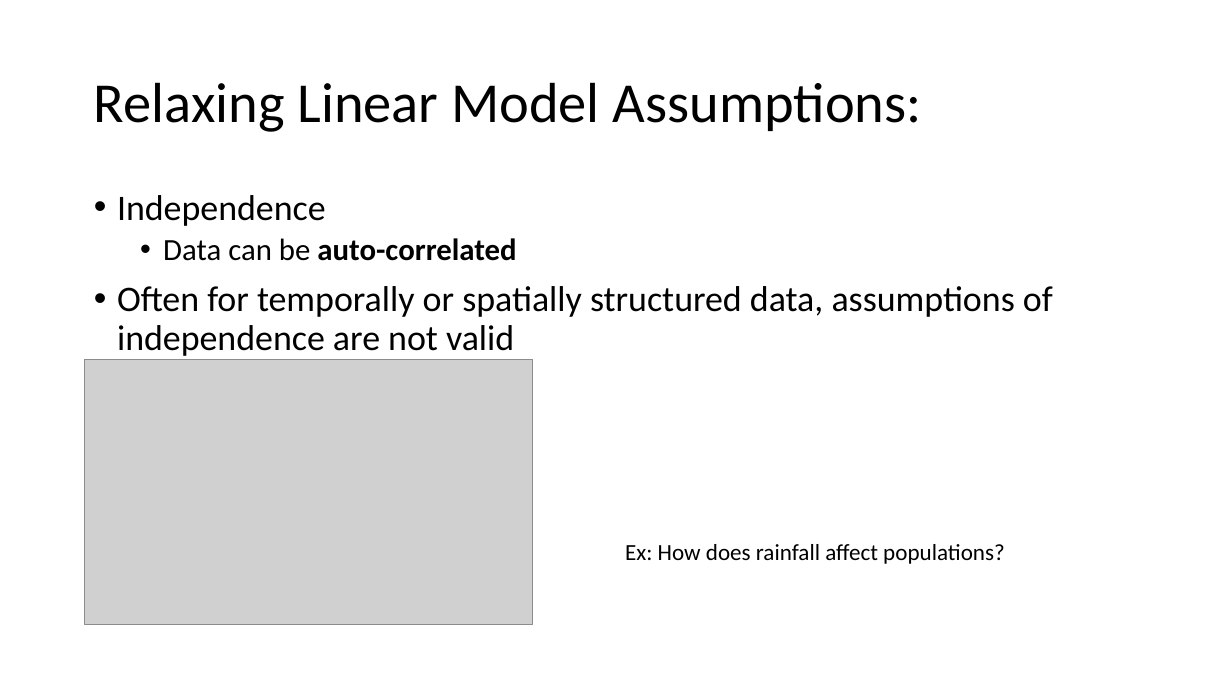
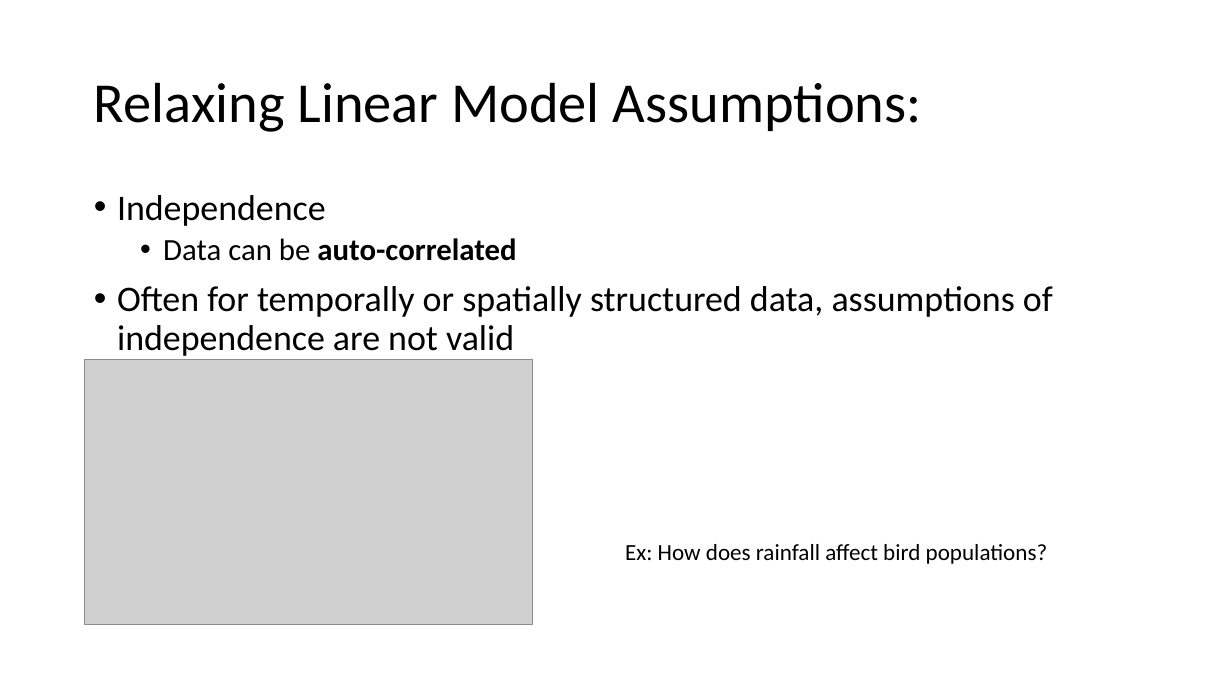
Before and after one commit to weverkaj/GLM-seminar, a slide deck: slide 3 of gls_presentation.pptx. Drawn at 1232x693 pixels with LibreOffice and Linux fonts; fonts in the diff are those of the drawing; grey boxes stand for pictures. Boxes give left, top, right and bottom in pixels: in the first picture for what was removed or moved away, otherwise in the second. Text is boxed around its words. In the diff, an @@ line names an element or a change of style, - is before the commit and + after.

```diff
--- a/gls_presentation.pptx
+++ b/gls_presentation.pptx
@@ text at [625,544,1048,564]: text changed @@
-Ex: How does rainfall affect populations?
+Ex: How does rainfall affect bird populations?
```
Also in this commit, not shown: 3 other slides changed, 5 slides added, 2 other files.
